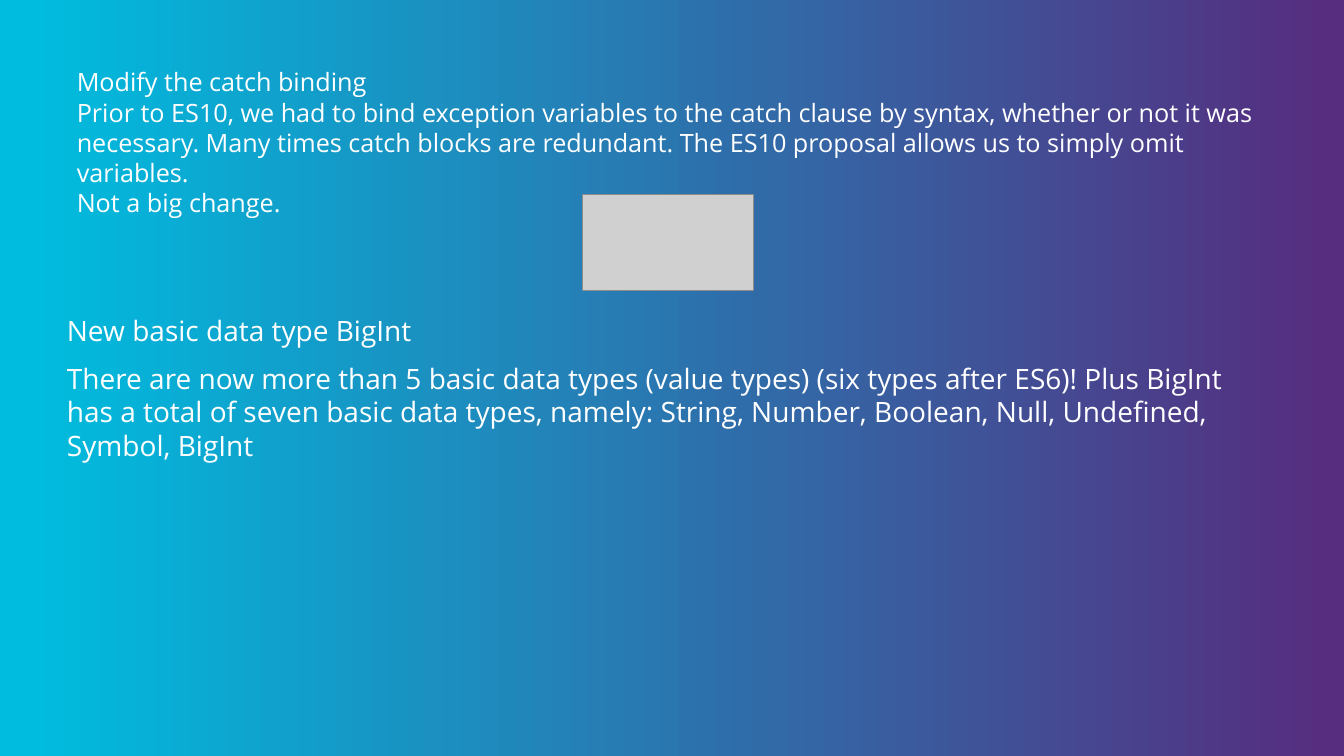
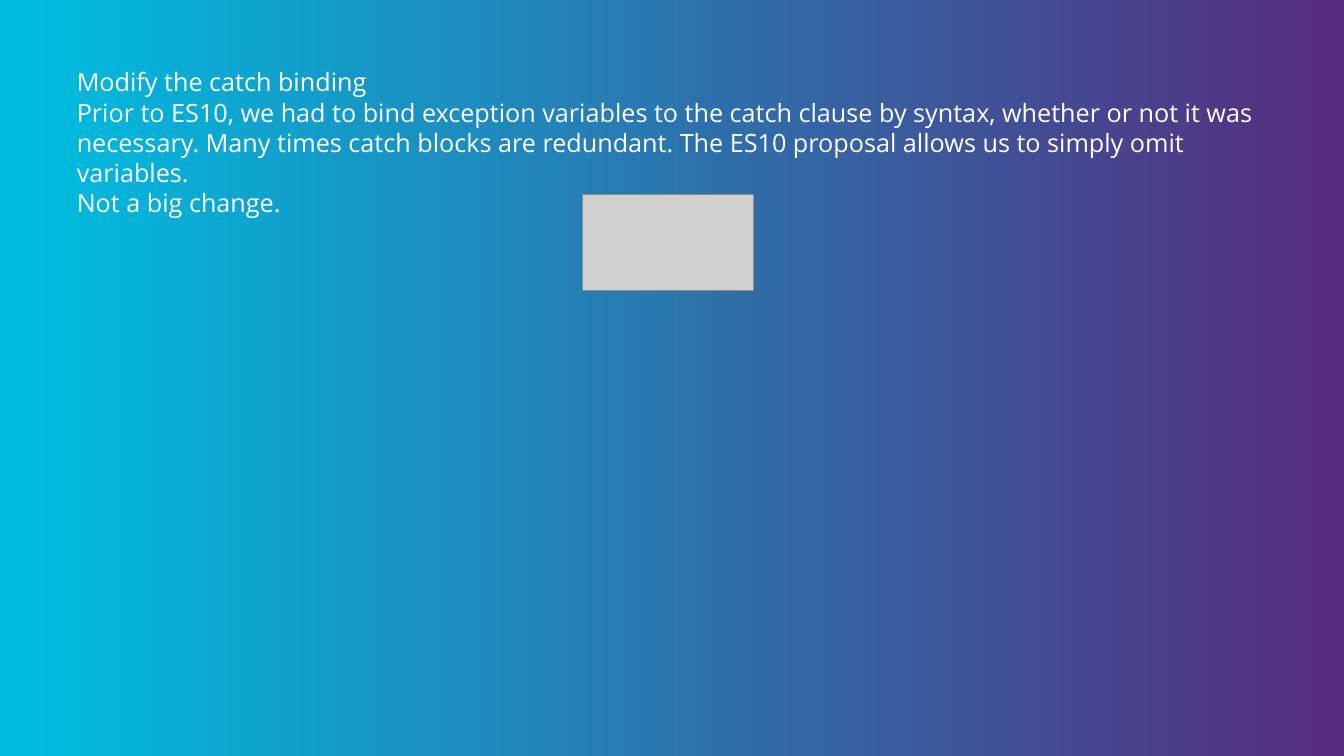
Before and after one commit to moran711/presentations, a slide deck: slide 21 of ES/es.pptx. Drawn at 1344x756 pixels with LibreOffice and Linux fonts; fonts in the diff are those of the drawing; grey boxes stand for pictures; background and template pictures are left out. Boxes give left, top, right and bottom in pixels: in the first picture for what was removed or moved away, otherwise in the second. Text is boxed around its words. In the diff, an @@ line names an element or a change of style, - is before the commit and + after.

Commit message:
add es presentation

```diff
--- a/ES/es.pptx
+++ b/ES/es.pptx
@@ text removed at box(67, 319, 1222, 463) @@
-New basic data type BigInt
-There are now more than 5 basic data types (value types) (six types after ES6)! Plus BigInt has a total of seven basic data types, namely: String, Number, Boolean, Null, Undefined, Symbol, BigInt
```
